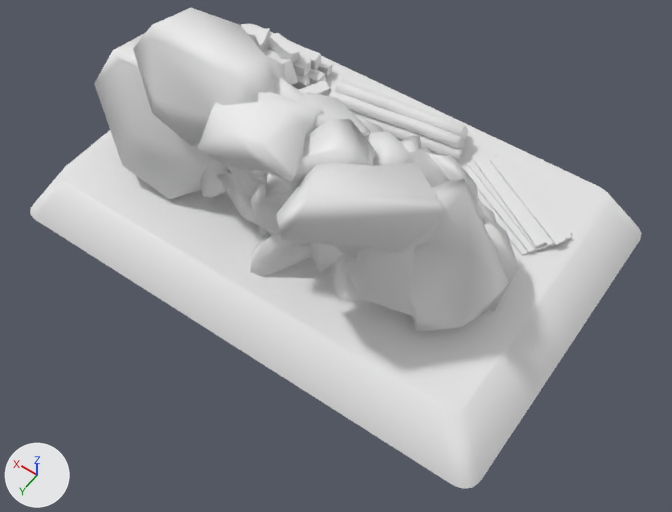
An edit to the FBX model Content/Buildings/Meshes/CA_MineEntrance_Stage1.fbx, drawn before and after from the same camera.
The view is the same before and after, from a camera (50 mm lens) standing at (-6.75, 9.25, 12.64) and looking at (-1.0, 1.2, -0.01). The lights are fixed; the arrows at lower left show +X, +Y and +Z. Where no turn or scale is listed for an object, it has been applied to the vertices.

Script lines for the objects in view, before the commit:
```python
me_40rocks_obj_003 = bpy.data.meshes.new('40Rocks.obj.003')
me_40rocks_obj_003.from_pydata(...)  # 1017 vertices, 1779 faces; spans x -5.59..2.49, y -0.98..2.77, z -1.43..2.88
me_40rocks_obj_003.materials.append(mat_ca_m_mineentrance)  # its picture is missing
me_cylinder_030 = bpy.data.meshes.new('Cylinder.030')
me_cylinder_030.from_pydata(...)  # 995 vertices, 762 faces; spans x -4.13..4.22, y -2.63..-0.66, z -0.02..0.85
me_cylinder_030.materials.append(mat_ca_m_mineentrance)  # its picture is missing
me_plane_002 = bpy.data.meshes.new('Plane.002')
me_plane_002.from_pydata(...)  # 32 vertices, 17 faces; spans x -4.98..4.98, y -2.79..3.79, z -1.0..0.0
me_plane_002.materials.append(mat_ca_m_mineentrance_ground)  # white #e7e7e7
ob_ca_mineentrance_stage1_cliff = bpy.data.objects.new('CA_MineEntrance_Stage1_Cliff', me_40rocks_obj_003)
ob_ca_mineentrance_stage1_cliff.location = (1.68, 0.13, 0.64)
ob_ca_mineentrance_stage1_ground = bpy.data.objects.new('CA_MineEntrance_Stage1_Ground', me_plane_002)
ob_ca_mineentrance_stage1_ground.location = (0.0, -0.59, 0.0)
ob_ca_mineentrance_stage1_rubble = bpy.data.objects.new('CA_MineEntrance_Stage1_Rubble', me_cylinder_030)
ob_ca_mineentrance_stage1_rubble.location = (0.0, 0.0, 0.0)
```
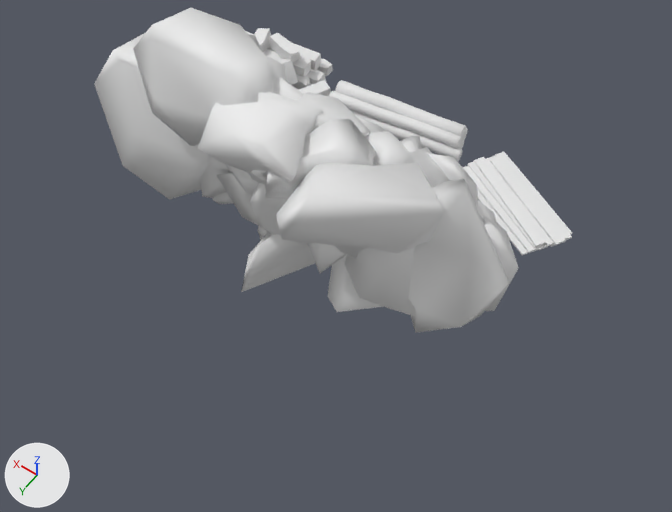
What differs and where, as boxes [x1, y1, x2, y2] in the pictures (672 x 512 px):
'CA_MineEntrance_Stage1_Ground', deleted: before [30, 23, 642, 489]

What changed in the scene script:
```text
Remove ob_ca_mineentrance_stage1_ground:
    ob_ca_mineentrance_stage1_ground = bpy.data.objects.new('CA_MineEntrance_Stage1_Ground', me_plane_002)
    ob_ca_mineentrance_stage1_ground.location = (0.0, -0.59, 0.0)
```
